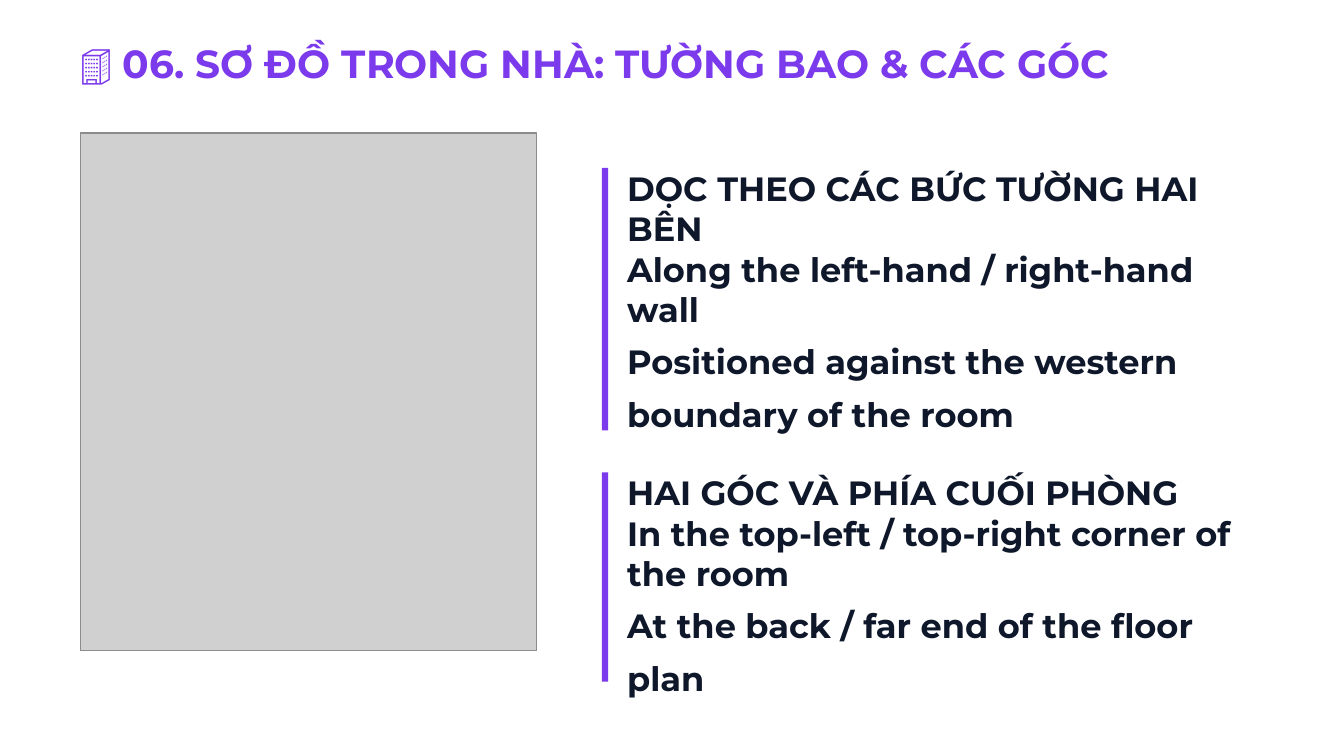
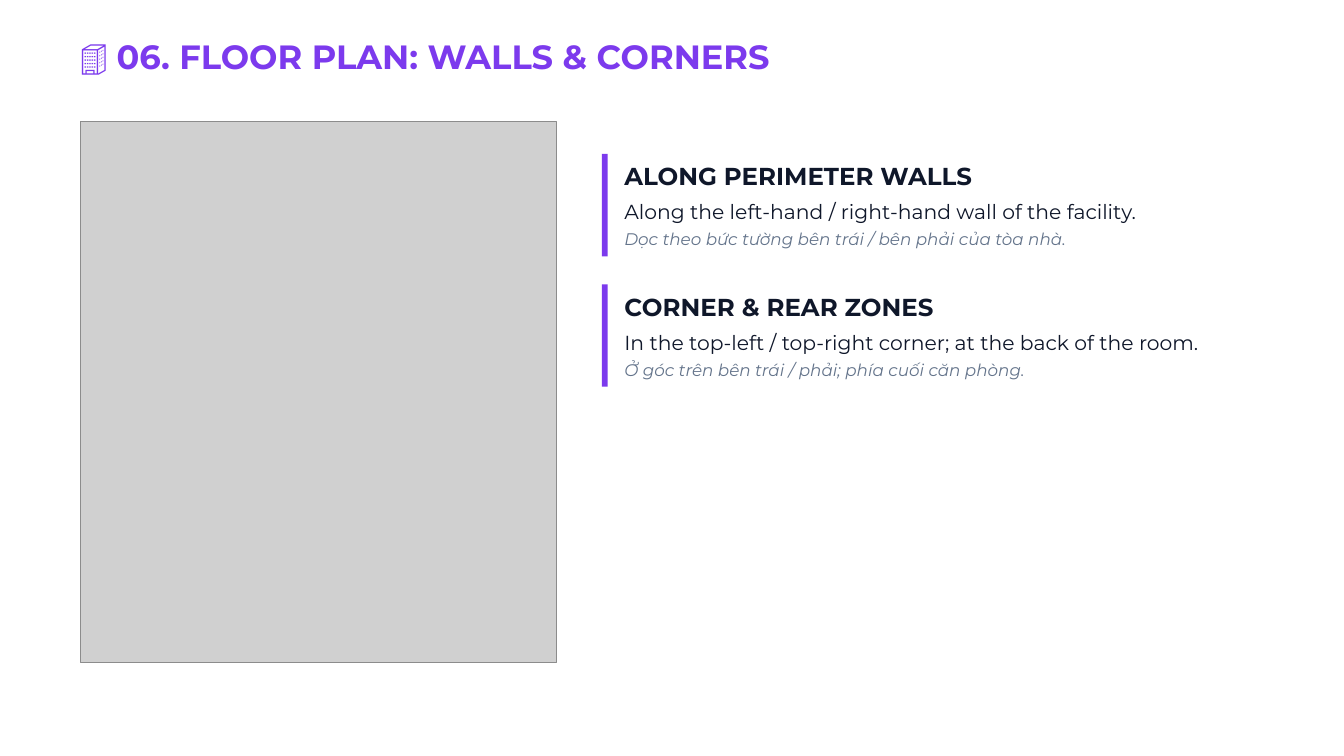
Before and after one commit to snowflake-vibing/KnowledgeLibrary, a slide deck: slide 23 of IELTS/07_YouTube_Studio/01_Slides_Writing_Task1_Map.pptx. Drawn at 1344x756 pixels with LibreOffice and Linux fonts; fonts in the diff are those of the drawing; grey boxes stand for pictures. Boxes give left, top, right and bottom in pixels: in the first picture for what was removed or moved away, otherwise in the second. Text is boxed around its words. In the diff, an @@ line names an element or a change of style, - is before the commit and + after.

```diff
--- a/IELTS/07_YouTube_Studio/01_Slides_Writing_Task1_Map.pptx
+++ b/IELTS/07_YouTube_Studio/01_Slides_Writing_Task1_Map.pptx
@@ text at <box>117,45,770,70</box>: text changed; size 28 to 24 pt @@
-🏢 06. SƠ ĐỒ TRONG NHÀ: TƯỜNG BAO & CÁC GÓC
+🏢 06. FLOOR PLAN: WALLS & CORNERS
@@ picture: place and size @@
-picture at <box>81,133,536,651</box>
+picture at <box>81,122,557,663</box>
@@ rectangle: place and size @@
-rectangle at <box>602,168,608,431</box>
+rectangle at <box>602,154,608,257</box>
@@ text at <box>624,167,1136,249</box>: text changed; size 20 to 14.5 pt; bold off; italic off @@
-DỌC THEO CÁC BỨC TƯỜNG HAI BÊN
-Along the left-hand / right-hand wall
-Positioned against the western boundary of the room
+ALONG PERIMETER WALLS
+Along the left-hand / right-hand wall of the facility.
+Dọc theo bức tường bên trái / bên phải của tòa nhà.
@@ rectangle: place and size @@
-rectangle at <box>602,473,608,683</box>
+rectangle at <box>602,284,608,387</box>
@@ text at <box>624,298,1198,380</box>: text changed; size 20 to 14.5 pt; bold off; italic off @@
-HAI GÓC VÀ PHÍA CUỐI PHÒNG
-In the top-left / top-right corner of the room
-At the back / far end of the floor plan
+CORNER & REAR ZONES
+In the top-left / top-right corner; at the back of the room.
+Ở góc trên bên trái / phải; phía cuối căn phòng.
```
Also in this commit, not shown: 29 other slides changed, 11 slides added, 11 slides removed, 8 other files.
